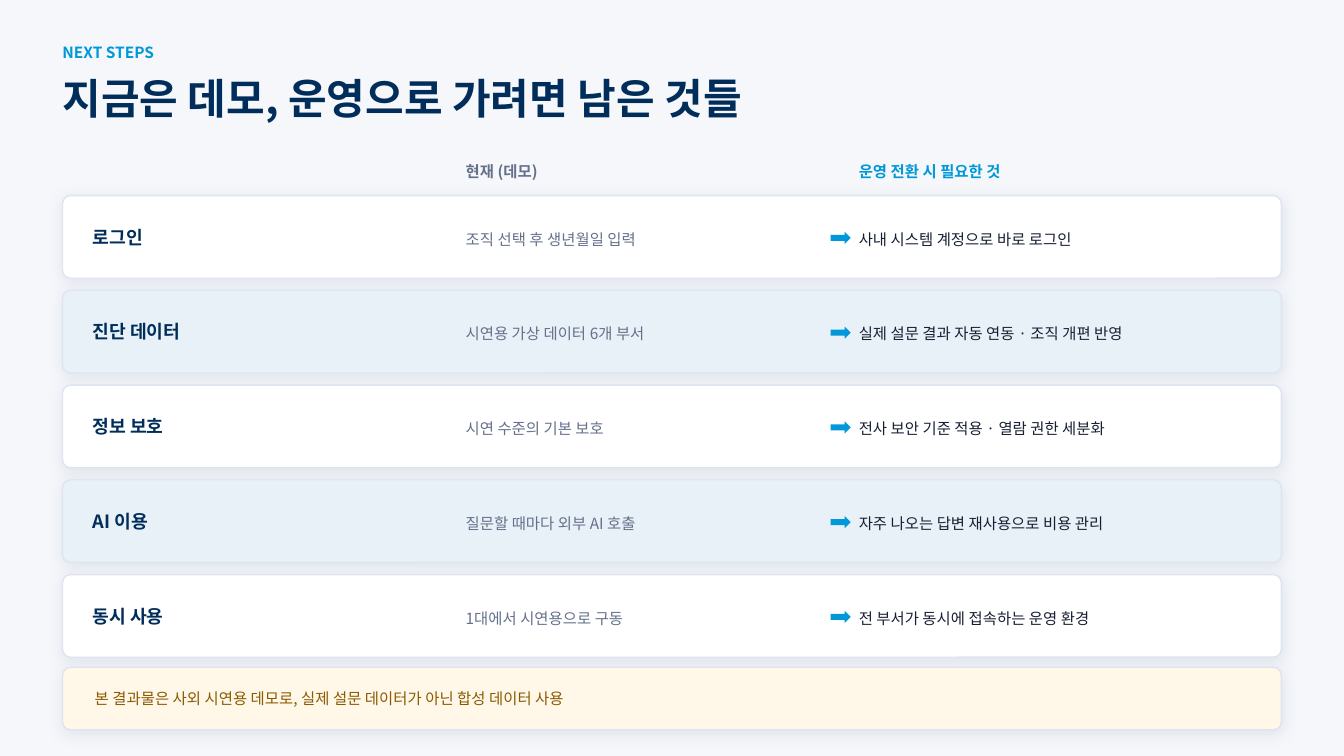
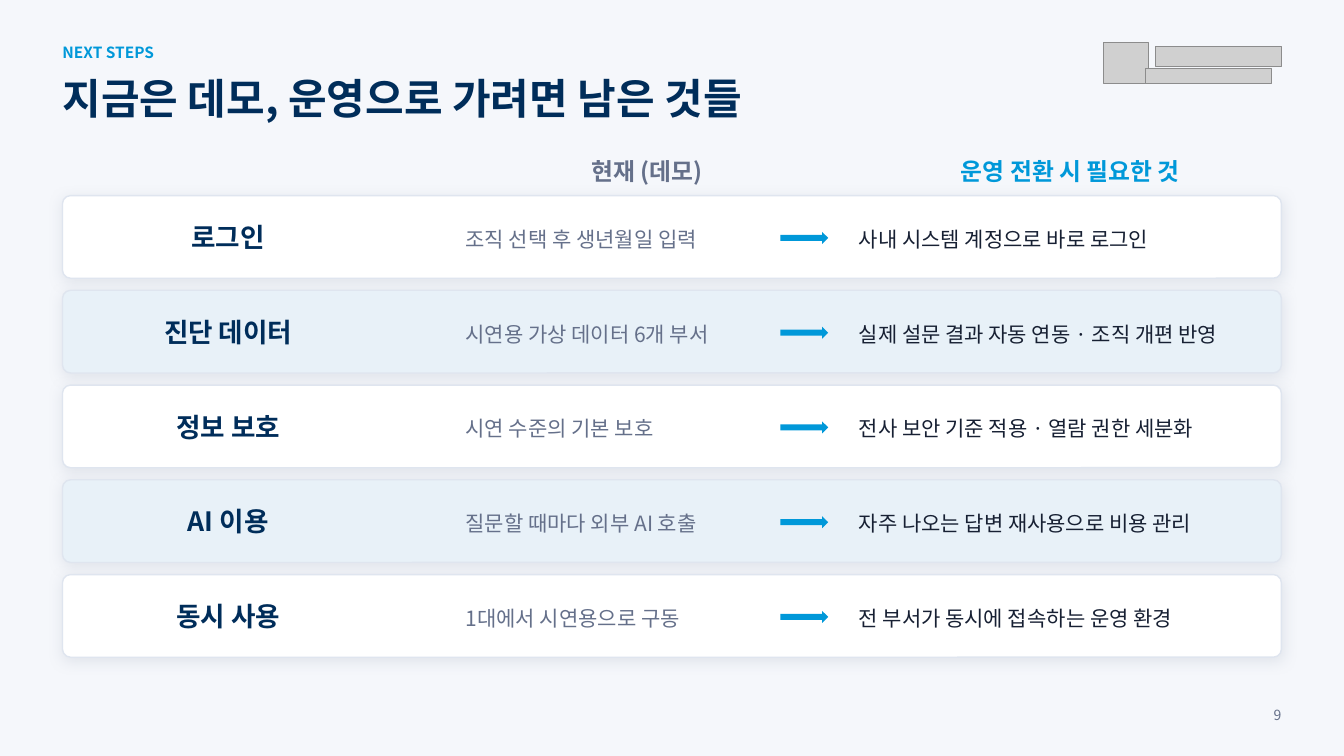
Before and after one commit to frypanegg/AI_PJT, a slide deck: slide 10 of Org_health_diag/docs/2026_조직건강도_AI_Agent_수행결과.pptx. Drawn at 1344x756 pixels with LibreOffice and Linux fonts; fonts in the diff are those of the drawing; grey boxes stand for pictures. Boxes give left, top, right and bottom in pixels: in the first picture for what was removed or moved away, otherwise in the second. Text is boxed around its words. In the diff, an @@ line names an element or a change of style, - is before the commit and + after.

```diff
--- a/Org_health_diag/docs/2026_조직건강도_AI_Agent_수행결과.pptx
+++ b/Org_health_diag/docs/2026_조직건강도_AI_Agent_수행결과.pptx
@@ picture added at (x1=1104, y1=42, x2=1149, y2=84) @@
@@ picture added at (x1=1155, y1=46, x2=1281, y2=66) @@
@@ picture added at (x1=1145, y1=69, x2=1271, y2=84) @@
@@ text "현재 (데모)" at (x1=591, y1=160, x2=703, y2=185): size 11 to 17 pt; alignment left to centre @@
@@ text "운영 전환 시 필요한 것" at (x1=961, y1=160, x2=1180, y2=182): size 11 to 17 pt; alignment left to centre @@
@@ right arrow resized from (x1=831, y1=232, x2=851, y2=244) to (x1=780, y1=232, x2=828, y2=244) @@
@@ right arrow resized from (x1=831, y1=327, x2=851, y2=339) to (x1=780, y1=327, x2=828, y2=339) @@
@@ right arrow resized from (x1=831, y1=421, x2=851, y2=434) to (x1=780, y1=421, x2=828, y2=434) @@
@@ right arrow resized from (x1=831, y1=516, x2=851, y2=528) to (x1=780, y1=516, x2=828, y2=528) @@
@@ size 13 to 19 pt; alignment left to centre in 5 elements at (x1=192, y1=224, x2=265, y2=249), (x1=164, y1=319, x2=292, y2=345), (x1=176, y1=414, x2=280, y2=440), (x1=188, y1=508, x2=269, y2=534), (x1=176, y1=603, x2=280, y2=629) @@
@@ right arrow resized from (x1=831, y1=611, x2=851, y2=623) to (x1=780, y1=611, x2=828, y2=623) @@
@@ size 11 to 15 pt in 10 elements at (x1=466, y1=229, x2=697, y2=249), (x1=859, y1=229, x2=1148, y2=249), (x1=466, y1=324, x2=709, y2=344), (x1=859, y1=324, x2=1218, y2=344), (x1=466, y1=418, x2=654, y2=438), (x1=859, y1=418, x2=1193, y2=438), (x1=466, y1=513, x2=697, y2=533), (x1=859, y1=513, x2=1192, y2=533), (x1=466, y1=608, x2=680, y2=628), (x1=859, y1=608, x2=1172, y2=628) @@
@@ rounded rectangle removed at (x1=63, y1=667, x2=1281, y2=730) @@
@@ text removed at (x1=95, y1=691, x2=563, y2=707) @@
-본 결과물은 사외 시연용 데모로, 실제 설문 데이터가 아닌 합성 데이터 사용
@@ text added at (x1=1274, y1=709, x2=1282, y2=720), 10 pt, text #65708A @@
+9
```
Also in this commit, not shown: 9 other slides changed, 1 slide added, 1 slide removed.
